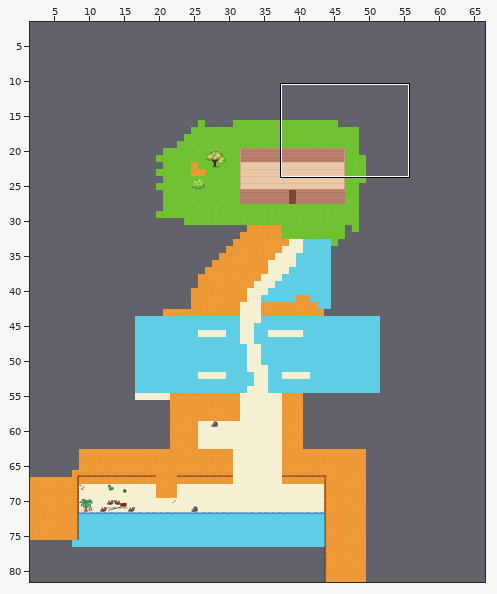
Tiled map -- assets/levels/tutorial.tmx. The first picture is a wide view before the edit; the outline marks the close-up.
Close-up. As it was:
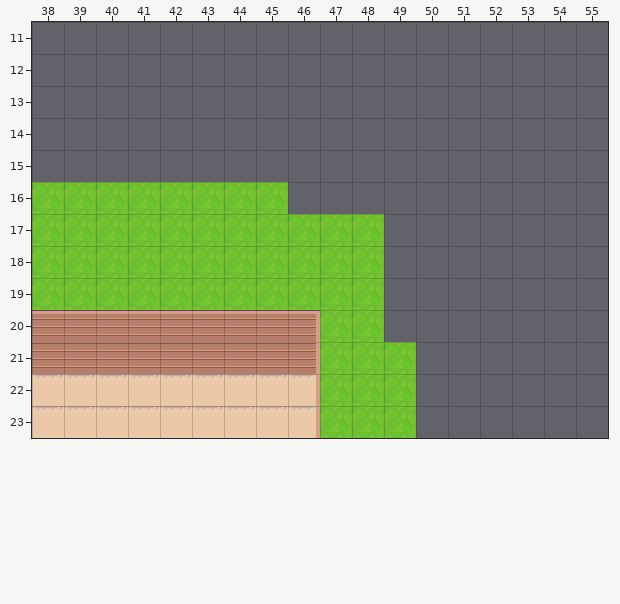
Cells are 32x32 px. Shown: x 38..55, y 11..23. The commit also changed other parts of the map, which this record leaves out.
Once edited:
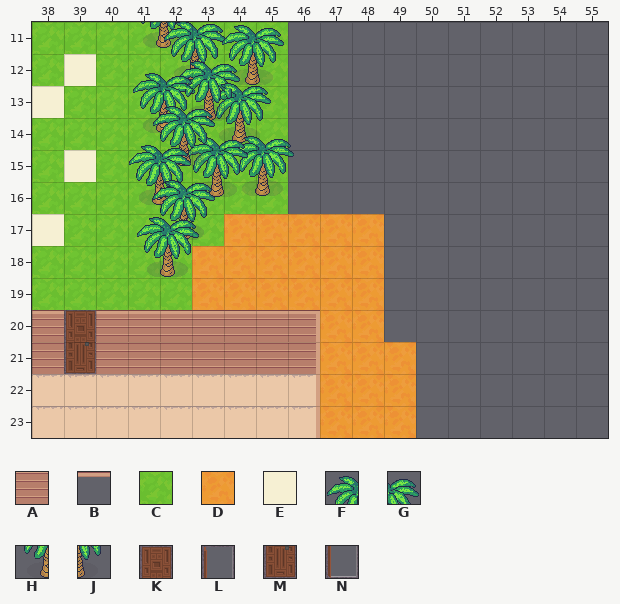
Key: from "InteriorTutorial": A 0, B 3; from "Outdoors": C 56, D 67, E 78, F 236, G 237, H 280, J 281; from "parkinglot": K 69, L 71, M 89, N 91.
_ is an empty cell.
Objects are placed by their top-left corner, in cells (3,4 is the top-left corner of cell 3,4); size is 1x1 cell unless given.
Diff:
Layer "Tile Layer 1":
There is now tile C in row 11 at x 38 to 45; in row 12 at x 38 and 40 to 45; in row 13 at x 39 to 45; in row 14 at x 38 to 45; in row 15 at x 38 and 40 to 45.
The edit turns tile C into tile D in row 17 at x 44 to 48; in rows 18 to 19 at x 43 to 48; in row 20 at x 47 to 48; in rows 21 to 23 at x 47 to 49.
The edit turns tile C into tile E in row 17 at x 38.
There is now tile E in row 12 at x 39; in row 13 at x 38; in row 15 at x 39.
Layer "Tile Layer 2":
The edit turns tile A into tile L in row 20 at x 39.
The edit turns tile A into tile N in row 21 at x 39.
Layer "Tile Layer 3":
Tile B is gone in row 20 at x 39.
Layer "Objects":
A new object: H at 41.1,10.8.
A new object: J at 42.1,10.8.
A new object: F at 42.1,10.8.
A new object: G at 43.1,10.8.
A new object: F at 43.9,11.
A new object: G at 44.9,11.
A new object: H at 42.1,11.8.
A new object: J at 43.1,11.8.
A new object: H at 43.9,12.
A new object: J at 44.9,12.
A new object: F at 42.5,12.1.
A new object: G at 43.5,12.1.
A new object: F at 41.1,12.5.
A new object: G at 42.1,12.5.
A new object: F at 43.5,12.8.
A new object: G at 44.5,12.8.
A new object: H at 42.5,13.1.
A new object: J at 43.5,13.1.
A new object: H at 41.1,13.5.
A new object: J at 42.1,13.5.
A new object: F at 41.7,13.5.
A new object: G at 42.7,13.5.
A new object: H at 43.5,13.8.
A new object: J at 44.5,13.8.
A new object: F at 44.2,14.4.
A new object: G at 45.2,14.4.
A new object: F at 42.8,14.5.
A new object: G at 43.8,14.5.
A new object: H at 41.7,14.5.
A new object: J at 42.7,14.5.
A new object: F at 41,14.7.
A new object: G at 42,14.7.
A new object: H at 44.2,15.4.
A new object: J at 45.2,15.4.
A new object: H at 42.8,15.5.
A new object: J at 43.8,15.5.
A new object: H at 41,15.7.
A new object: J at 42,15.7.
A new object: F at 41.8,15.8.
A new object: G at 42.8,15.8.
A new object: H at 41.8,16.8.
A new object: J at 42.8,16.8.
A new object: F at 41.2,17.
A new object: G at 42.2,17.
A new object: H at 41.2,18.
A new object: J at 42.2,18.
A new object: K "Door2" at 39,20.
A new object: M "Door2" at 39,21.
